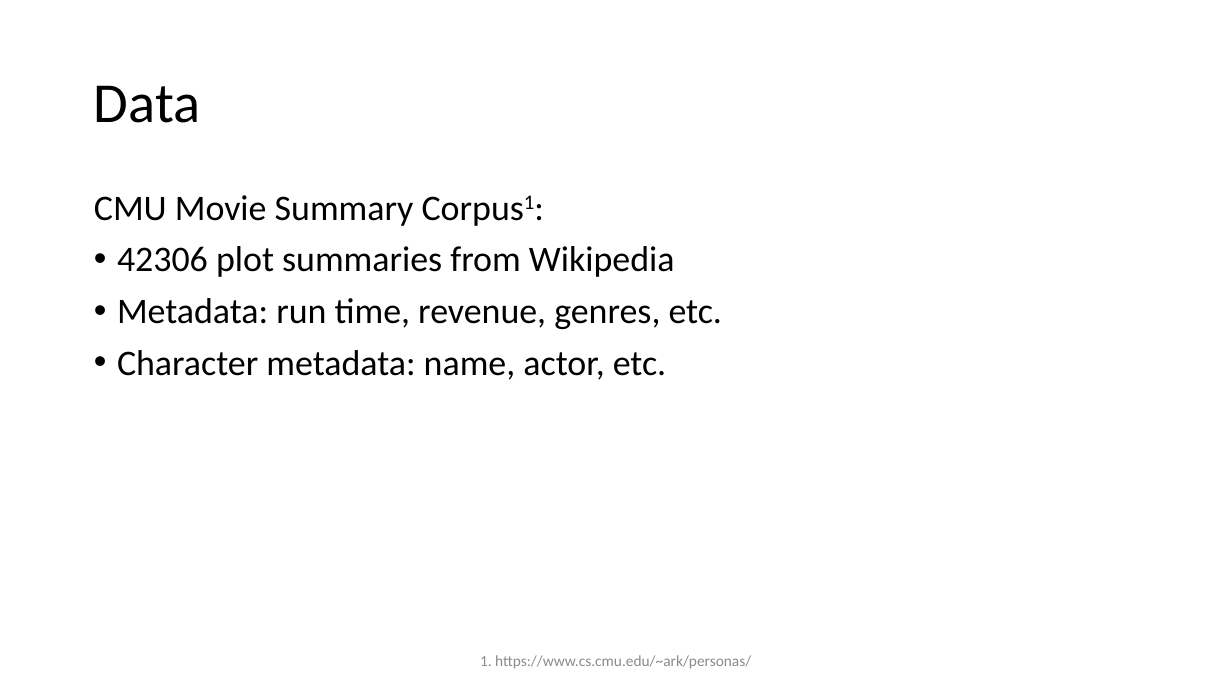
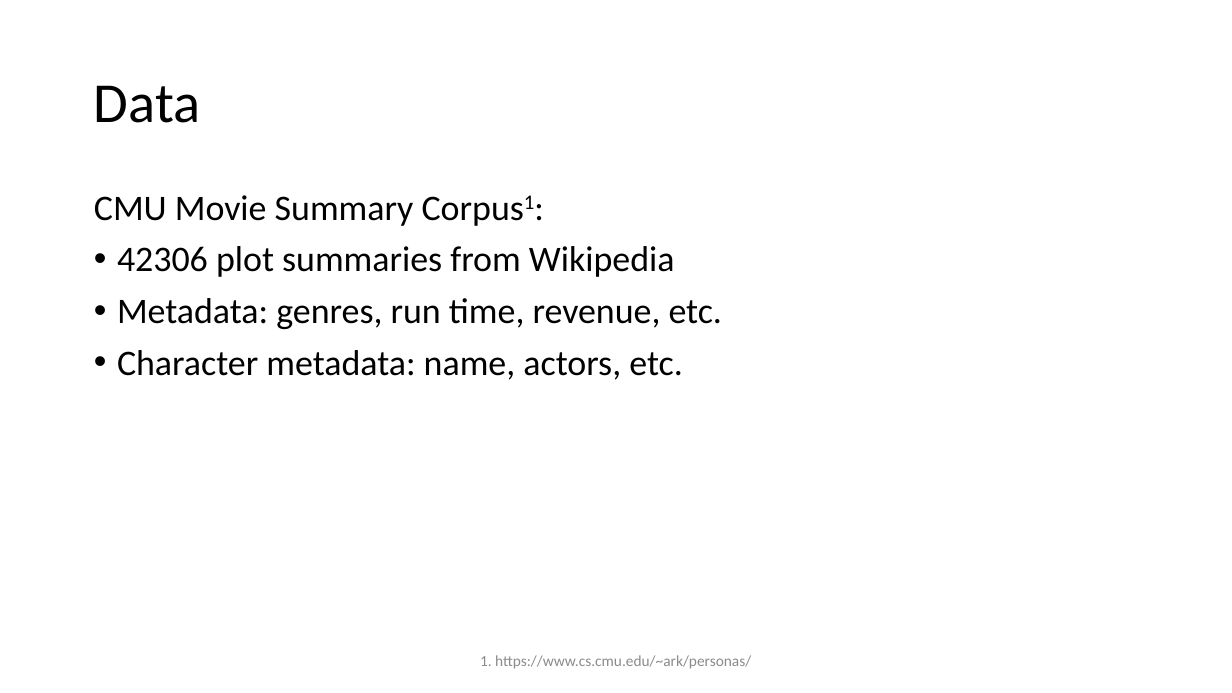
Before and after one commit to MatthiasRemta/NLP_Project, a slide deck: slide 2 of Presentations/session2.pptx. Drawn at 1232x693 pixels with LibreOffice and Linux fonts; fonts in the diff are those of the drawing; background and template pictures are left out. Boxes give left, top, right and bottom in pixels: in the first picture for what was removed or moved away, otherwise in the second. Text is boxed around its words. In the diff, an @@ line names an element or a change of style, - is before the commit and + after.

Commit message:
Update EDA and pptx

```diff
--- a/Presentations/session2.pptx
+++ b/Presentations/session2.pptx
@@ text at [117, 298, 722, 380]: text changed @@
-• Metadata: run time, revenue, genres, etc.
-• Character metadata: name, actor, etc.
+• Metadata: genres, run time, revenue, etc.
+• Character metadata: name, actors, etc.
```
Also in this commit, not shown: 1 other slide changed, 2 slides added, 1 slide removed, 1 other file.
